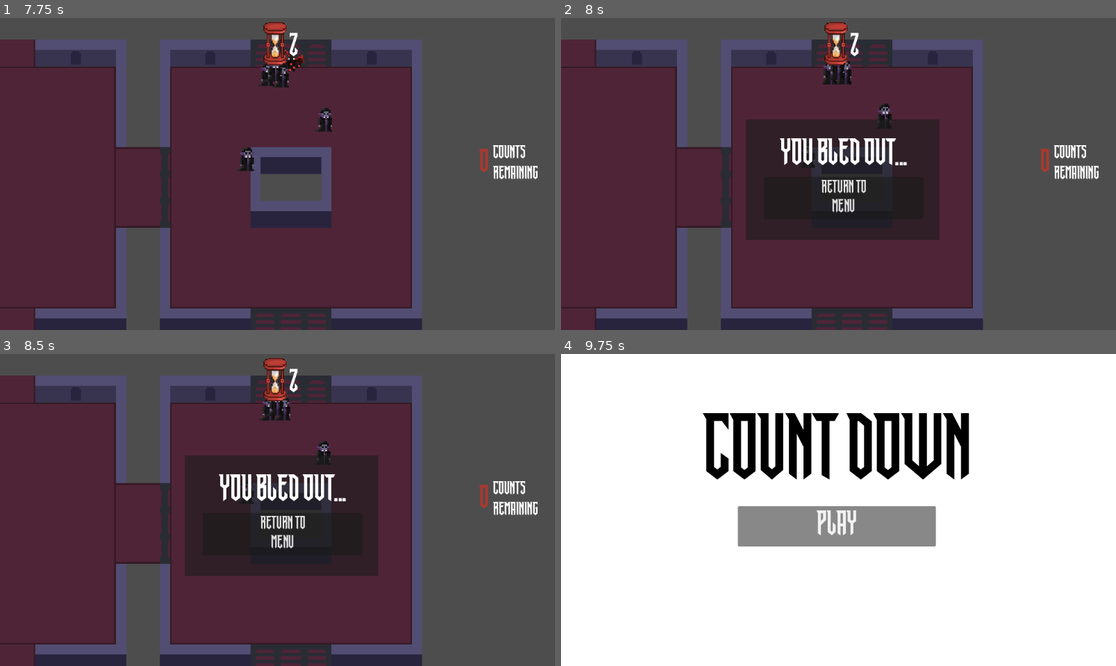
Above: before the commit, frames 1-4 (two rows, left to right).
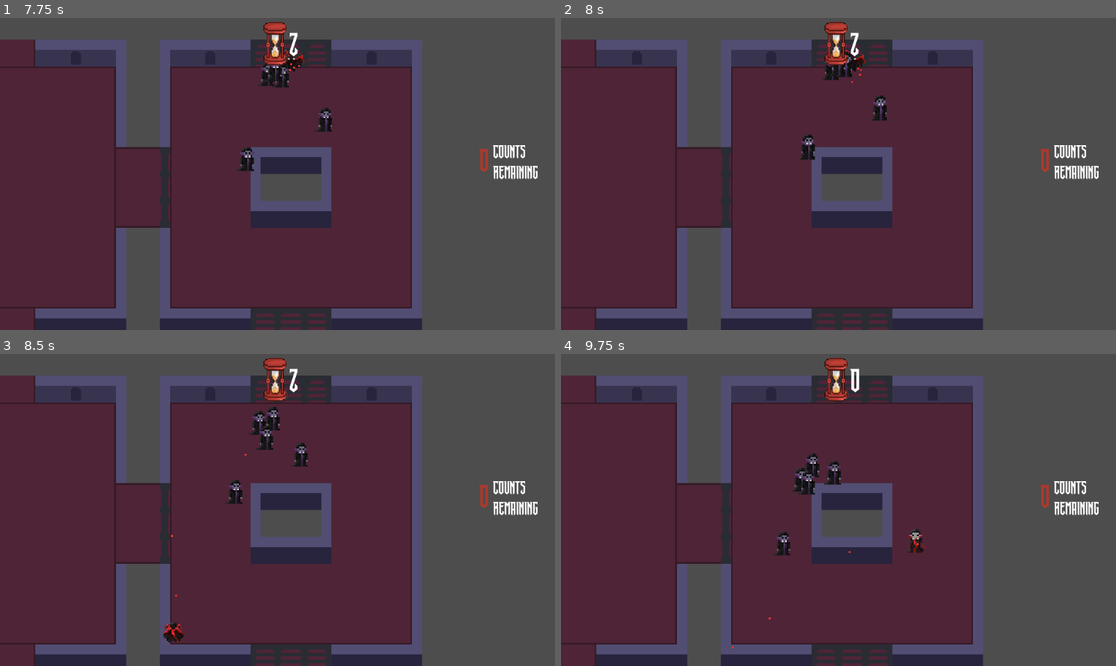
Above: after the commit, the same moments.

Repository: francoisouiz/countdowntogmtk
Game: Godot game, scene res://scenes/root.tscn
The game is run twice, just before and just after one commit, with the same random seed, the same clock (stepped at 60 frames per second) and the same inputs.
Inputs (mouse positions are in pixels of both pictures, inside the frame that each line leads up to):
- Up to frame 1 (7.75 s): click "PLAY" at 0.5 s; move the mouse to (399, 158) at 1.27 s; hold Q (charge) 1.28-2.03 s; tap Enter at 2 s; move the mouse to (166, 189) at 2.02 s; click (166, 189) at 2.1 s; move the mouse to (333, 105) at 2.77 s; hold Q (charge) 2.78-3.53 s; move the mouse to (249, 236) at 3.52 s; click (249, 236) at 3.6 s; move the mouse to (444, 220) at 4.27 s; hold Q (charge) 4.28-5.03 s; move the mouse to (111, 127) at 5.02 s; click (111, 127) at 5.1 s; move the mouse to (305, 174) at 5.77 s; hold Q (charge) 5.78-6.53 s; move the mouse to (194, 96) at 6.52 s; click (194, 96) at 6.6 s; move the mouse to (399, 158) at 7.27 s; hold Q (charge) from 7.28 s (still down)
- Up to frame 2 (8 s): keep holding Q (charge)
- Up to frame 3 (8.5 s): move the mouse to (166, 525) at 8.02 s; release Q (charge) at 8.03 s; click (166, 525) at 8.1 s
- Up to frame 4 (9.75 s): move the mouse to (894, 441) at 8.77 s; hold Q (charge) 8.78-9.5 s; click (844, 534) at 9.5 s, where only the run before the commit has a clickable "Return To Menu"

Frame 1 is identical in both runs. In frame 2, 13% of the frame differs, in the area x 33-69%, y 10-72%; in frame 3, 13%; in frame 4, 100%, in the area x 0-100%, y 0-100%.

Commit message:
feat: timer fix

Diff:
--- a/project.godot
+++ b/project.godot
@@ -21,7 +21,7 @@
 
 [autoload]
 
-RoomChangeGlobal="*uid://qo7t24eimh7y"
+PlayerStats="*uid://qo7t24eimh7y"
 Events="*uid://dl7tvc2vnejni"
 
 [gui]
--- /dev/null
+++ b/scenes/data/data.tscn
@@ -0,0 +1,6 @@
+[gd_scene format=3 uid="uid://br85yyn152mnb"]
+
+[ext_resource type="Script" uid="uid://c5cuwqp6tw2xw" path="res://scripts/data.gd" id="1_xvgkn"]
+
+[node name="Data" type="Node" unique_id=1848141404]
+script = ExtResource("1_xvgkn")
--- a/scenes/player.tscn
+++ b/scenes/player.tscn
@@ -309,13 +309,6 @@
 
 [node name="CollisionBox" type="CollisionShape2D" parent="." unique_id=1069524829]
 shape = SubResource("CapsuleShape2D_w7c3h")
-
-[node name="Timer" type="Timer" parent="." unique_id=367206767]
-one_shot = true
-autostart = true
-
-[node name="IFrameCooldown" type="Timer" parent="." unique_id=150136337]
-one_shot = true
 
 [node name="CPUParticles2D" type="CPUParticles2D" parent="." unique_id=1274288248]
 amount = 4
@@ -328,4 +321,5 @@
 hue_variation_min = -0.85
 hue_variation_max = 0.05
 
-[connection signal="timeout" from="IFrameCooldown" to="." method="_on_i_frame_cooldown_timeout"]
+[node name="IFrameCooldown" type="Timer" parent="." unique_id=361870830]
+one_shot = true
--- a/scenes/root.tscn
+++ b/scenes/root.tscn
@@ -5,6 +5,12 @@
 
 [node name="Root" type="Node2D" unique_id=1451838764]
 
+[node name="PlayerStats" type="Node" parent="." unique_id=2050119168]
+
+[node name="HealthTimer" type="Timer" parent="PlayerStats" unique_id=1806411943]
+one_shot = true
+autostart = true
+
 [node name="LevelManager" type="Node" parent="." unique_id=1066802529]
 script = ExtResource("1_twpsu")
 
--- a/scripts/player.gd
+++ b/scripts/player.gd
@@ -9,9 +9,9 @@
 
 @onready var animated_sprite: AnimatedSprite2D = $AnimatedSprite2D
 @onready var animation_player: AnimationPlayer = $AnimationPlayer
-@onready var health_timer: Timer = $Timer
+@onready var health_timer: Timer = get_node("/root/Root/PlayerStats/HealthTimer")
 @onready var i_frame_cooldown: Timer = $IFrameCooldown
-@export var max_health_time: float = 20.0
+#@export var max_health_time: float = 20.0
 @export var current_form: Vampire_Forms = Vampire_Forms.HUMAN
 @export var speed = 1500
 
@@ -26,12 +26,13 @@
 
 func _ready() -> void:
 	add_to_group("player")
-	if RoomChangeGlobal.activate:
-		global_position = RoomChangeGlobal.player_pos
-		RoomChangeGlobal.activate = false
 
-	health_timer.wait_time = max_health_time
+	health_timer.wait_time = PlayerStats.health_time
 	health_timer.start()
+
+	Events.level_cleared.connect(func(level):
+		PlayerStats.health_time = health_timer.time_left
+	)
 
 
 func _physics_process(delta):
--- /dev/null
+++ b/scripts/player_stats.gd
@@ -0,0 +1,4 @@
+extends Node
+
+var health_time: int = 20
+var inventory: Array = []
--- a/scripts/room_change_global.gd
+++ /dev/null
@@ -1,5 +0,0 @@
-extends Node
-
-var activate: bool = false
-
-var player_pos: Vector2
--- a/scripts/timer_ui.gd
+++ b/scripts/timer_ui.gd
@@ -1,7 +1,7 @@
 extends Control
 
 @onready var label = get_node("MarginContainer/HBoxContainer/MarginContainer/Label")
-@onready var timer = get_node("/root/Root/Level/Player/Timer")
+@onready var timer = get_node("/root/Root/PlayerStats/HealthTimer")
 
 func _process(delta):
 	if timer:
Renamed: scripts/room_change_global.gd.uid -> scripts/player_stats.gd.uid
